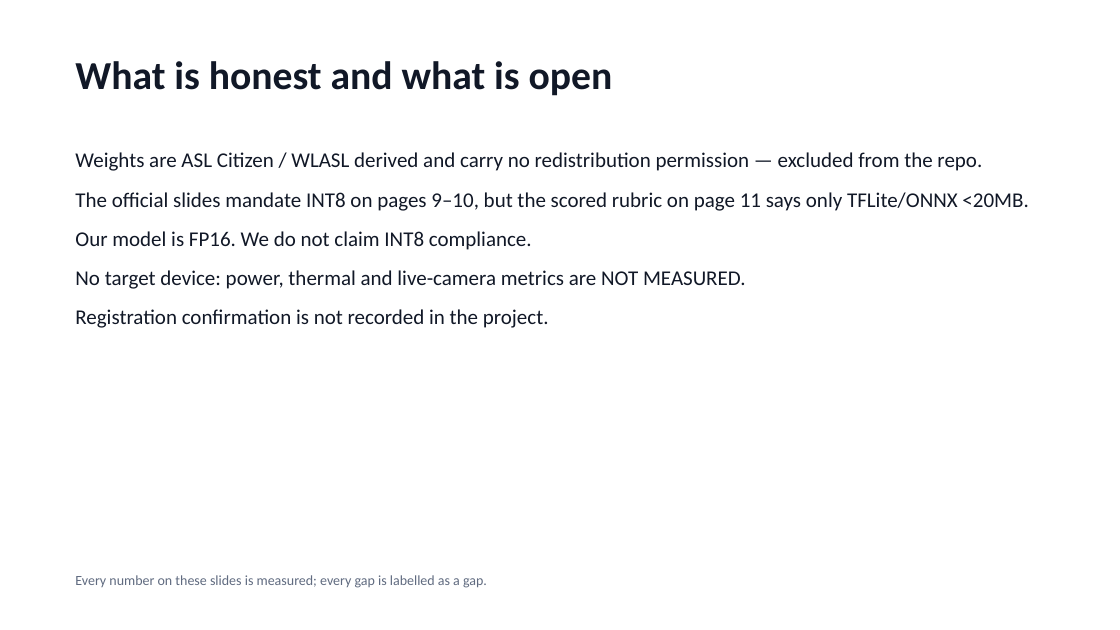
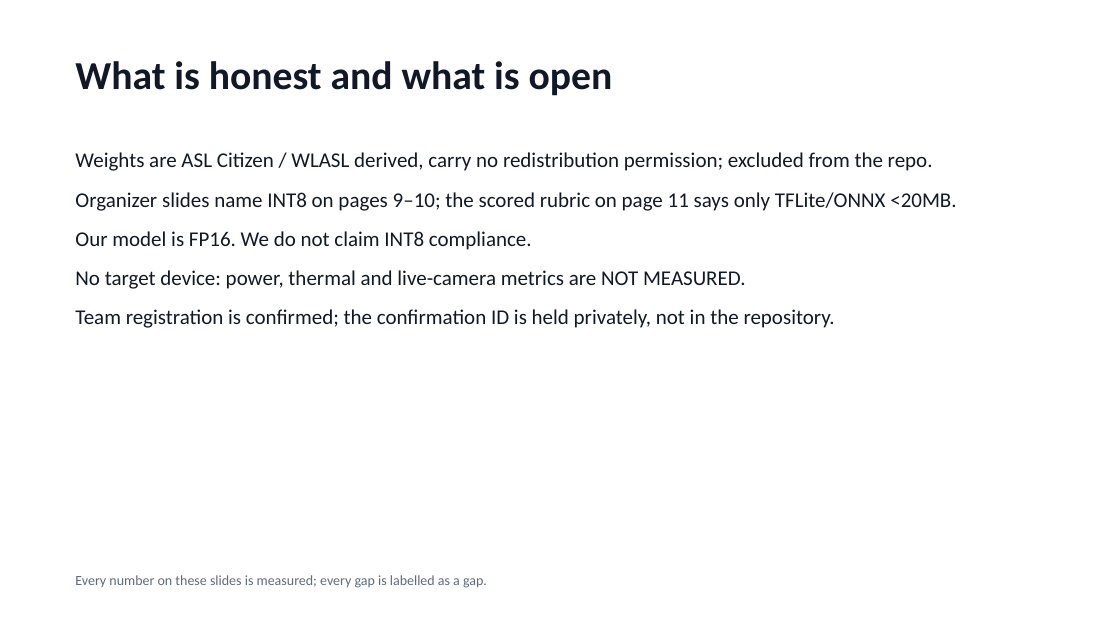
Before and after one commit to dev25bansal-ops/EchoGesture, a slide deck: slide 10 of docs/submission/EchoGesture_Submission.pptx. Drawn at 1120x630 pixels with LibreOffice and Linux fonts; fonts in the diff are those of the drawing. Boxes give left, top, right and bottom in pixels: in the first picture for what was removed or moved away, otherwise in the second. Text is boxed around its words. In the diff, an @@ line names an element or a change of style, - is before the commit and + after.

```diff
--- a/docs/submission/EchoGesture_Submission.pptx
+++ b/docs/submission/EchoGesture_Submission.pptx
@@ text at <box>75,152,956,211</box>: text changed @@
-Weights are ASL Citizen / WLASL derived and carry no redistribution permission — excluded from the repo.
-The official slides mandate INT8 on pages 9–10, but the scored rubric on page 11 says only TFLite/ONNX <20MB.
+Weights are ASL Citizen / WLASL derived, carry no redistribution permission; excluded from the repo.
+Organizer slides name INT8 on pages 9–10; the scored rubric on page 11 says only TFLite/ONNX <20MB.
@@ text at <box>75,309,835,328</box>: text changed @@
-Registration confirmation is not recorded in the project.
+Team registration is confirmed; the confirmation ID is held privately, not in the repository.
```
Also in this commit, not shown: 5 other slides changed, 48 other files.
